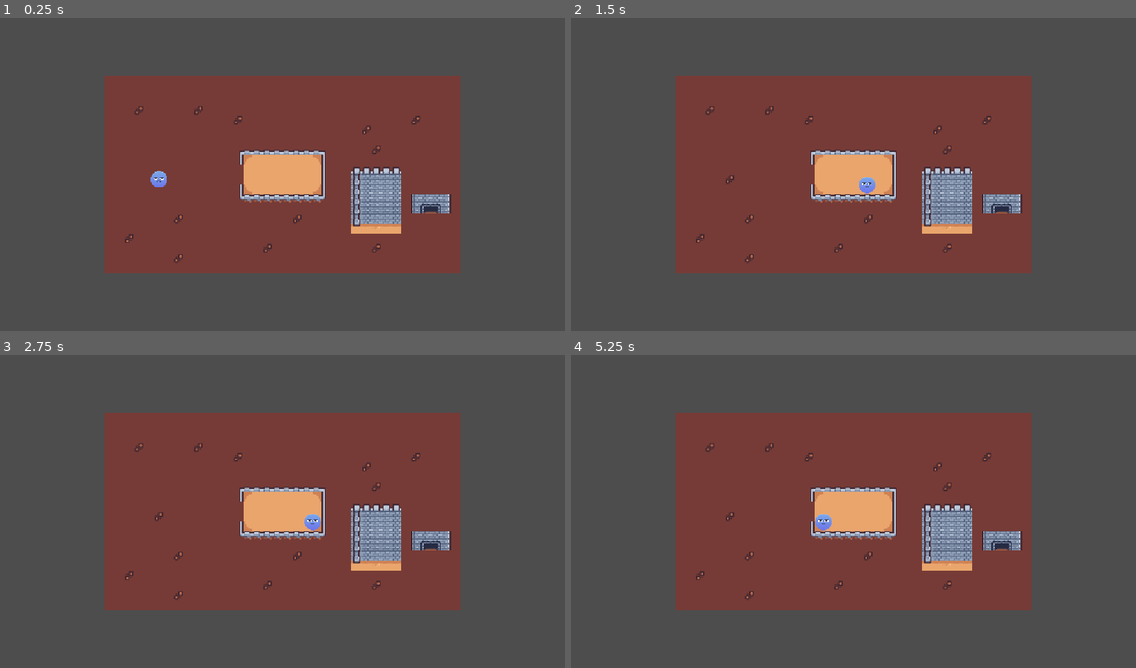
Above: before the commit, frames 1-4 (two rows, left to right).
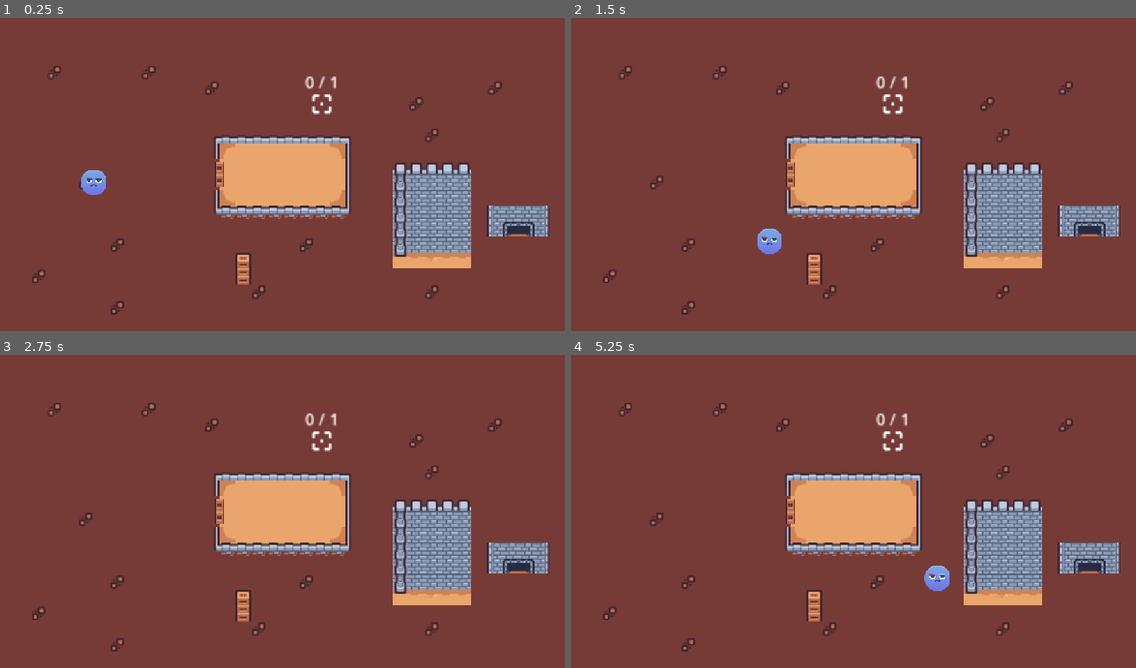
Above: after the commit, the same moments.

Repository: Samprisho/dots-revolution
Game: Godot game, scene res://scenes/levels/test_level.tscn
Two runs of this game, one before a commit and one after it. Both use one fixed random seed, a clock stepped at 60 frames per second and the inputs below. This scene is started directly instead of the project's main scene.
Inputs:
- Up to frame 1 (0.25 s): no input
- Up to frame 2 (1.5 s): tap Enter at 0.5 s; hold D (playerRight) 0.53-1.28 s; hold S (playerDown) from 1.28 s (still down)
- Up to frame 3 (2.75 s): release S (playerDown) at 2.03 s; hold D (playerRight) from 2.03 s (still down)
- Up to frame 4 (5.25 s): tap Space at 2.75, 5 s; release D (playerRight) at 2.78 s; hold W (playerUp) 2.78-3.53 s; hold A (playerLeft) 3.53-5.03 s; tap Enter at 4.25 s; hold S (playerDown) from 5.03 s (still down)

The runs differ from the first frame. In frame 1, 71% of the frame differs, in the area x 0-100%, y 0-100%; in frame 2, 72%; in frame 3, 71%; in frame 4, 71%.

Commit message:
Pressure plate and gate puzzle pieces implemented

Diff:
--- a/assets/tilesets/default.tres
+++ b/assets/tilesets/default.tres
@@ -81,6 +81,7 @@
 1:5/0 = 0
 2:5/0 = 0
 3:5/0 = 0
+3:5/0/physics_layer_0/polygon_0/points = PackedVector2Array(-8, -8, 8, -8, 8, 8, -8, 8)
 4:5/0 = 0
 5:5/0 = 0
 6:5/0 = 0
@@ -93,6 +94,7 @@
 1:6/0 = 0
 2:6/0 = 0
 3:6/0 = 0
+3:6/0/physics_layer_0/polygon_0/points = PackedVector2Array(-8, -8, 8, -8, 8, 8, -8, 8)
 4:6/0 = 0
 5:6/0 = 0
 6:6/0 = 0
--- a/dot.tscn
+++ b/dot.tscn
@@ -38,6 +38,7 @@
 }]
 
 [node name="Dot" type="CharacterBody2D" unique_id=879685431]
+collision_layer = 2
 motion_mode = 1
 platform_wall_layers = 1
 script = ExtResource("1_o7bw8")
--- a/scenes/levels/test_level.tscn
+++ b/scenes/levels/test_level.tscn
@@ -2,16 +2,31 @@
 
 [ext_resource type="TileSet" uid="uid://bn1memi6fghp1" path="res://assets/tilesets/default.tres" id="1_jbqir"]
 [ext_resource type="PackedScene" uid="uid://ctnvxpiql1c40" path="res://dot.tscn" id="2_yautc"]
+[ext_resource type="PackedScene" uid="uid://bt4q22ra05uiy" path="res://scenes/puzzle/pressure_plate.tscn" id="3_fr1um"]
+[ext_resource type="PackedScene" uid="uid://ce348jgr3jxkj" path="res://scenes/puzzle/gate.tscn" id="4_v45ci"]
 
 [node name="Node2D" type="Node2D" unique_id=1425990002]
 
-[node name="TileMapLayer" type="TileMapLayer" parent="." unique_id=2051902009]
+[node name="Background" type="TileMapLayer" parent="." unique_id=2051902009]
 tile_map_data = PackedByteArray("AAAAAAAAAAAAAAQAAAAAAAEAAAAAAAQAAAAAAAIAAAACAAIAAAAAAAMAAAAAAAAAAAABAAAAAAAAAAQAAAABAA …(11440 unchanged characters)…
 tile_set = ExtResource("1_jbqir")
 
+[node name="Foreground" type="TileMapLayer" parent="." unique_id=756128450]
+tile_map_data = PackedByteArray("AAD9/wUAAAADAAUAAAD9/wYAAAADAAYAAAA=")
+tile_set = ExtResource("1_jbqir")
+
 [node name="Camera2D" type="Camera2D" parent="." unique_id=617318370]
-zoom = Vector2(1.26, 1.26)
+zoom = Vector2(2.005, 2.005)
 
 [node name="Dot" parent="." unique_id=879685431 instance=ExtResource("2_yautc")]
-position = Vector2(-200, 8)
+position = Vector2(-192, 7.9999924)
 scale = Vector2(0.16655532, 0.16655532)
+
+[node name="Pressure Plate" parent="." unique_id=297112996 instance=ExtResource("3_fr1um")]
+position = Vector2(40, -72)
+required_dots = 1
+
+[node name="Gate" parent="." unique_id=173326647 node_paths=PackedStringArray("conditions") instance=ExtResource("4_v45ci")]
+position = Vector2(-64, 0)
+scale = Vector2(-0.6199728, 1.5826886)
+conditions = [NodePath("../Pressure Plate")]
--- /dev/null
+++ b/scenes/puzzle/gate.tscn
@@ -0,0 +1,21 @@
+[gd_scene format=3 uid="uid://ce348jgr3jxkj"]
+
+[ext_resource type="Script" uid="uid://cciefsm1xi1kt" path="res://scripts/puzzle/gate.gd" id="1_gy08a"]
+[ext_resource type="Texture2D" uid="uid://bqnbgfbidw12c" path="res://assets/sprites/tilemap.png" id="2_gy08a"]
+
+[sub_resource type="RectangleShape2D" id="RectangleShape2D_7onm5"]
+
+[node name="Gate" type="Node2D" unique_id=173326647]
+script = ExtResource("1_gy08a")
+
+[node name="Sprite2D" type="Sprite2D" parent="." unique_id=1015903794]
+texture = ExtResource("2_gy08a")
+region_enabled = true
+region_rect = Rect2(51, 102, 16, 16)
+
+[node name="StaticBody2D" type="StaticBody2D" parent="." unique_id=1699792230]
+collision_layer = 17
+collision_mask = 14
+
+[node name="CollisionShape2D" type="CollisionShape2D" parent="StaticBody2D" unique_id=982119412]
+shape = SubResource("RectangleShape2D_7onm5")
--- a/scenes/puzzle/node_2d.tscn
+++ /dev/null
@@ -1,3 +0,0 @@
-[gd_scene format=3 uid="uid://ce348jgr3jxkj"]
-
-[node name="Node2D" type="Node2D" unique_id=173326647]
--- /dev/null
+++ b/scenes/puzzle/pressure_plate.tscn
@@ -0,0 +1,39 @@
+[gd_scene format=3 uid="uid://bt4q22ra05uiy"]
+
+[ext_resource type="Script" uid="uid://balc5iux0skt2" path="res://scripts/puzzle/pressure_plate.gd" id="1_nctkn"]
+[ext_resource type="Texture2D" uid="uid://bqnbgfbidw12c" path="res://assets/sprites/tilemap.png" id="2_xso8x"]
+
+[sub_resource type="RectangleShape2D" id="RectangleShape2D_7onm5"]
+
+[node name="Pressure Plate" type="Node2D" unique_id=297112996]
+script = ExtResource("1_nctkn")
+
+[node name="Sprite2D" type="Sprite2D" parent="." unique_id=1485991160]
+scale = Vector2(1.4, 1.4)
+texture = ExtResource("2_xso8x")
+region_enabled = true
+region_rect = Rect2(0, 85, 16, 16)
+
+[node name="Label" type="Label" parent="." unique_id=1080281283]
+anchors_preset = 8
+anchor_left = 0.5
+anchor_top = 0.5
+anchor_right = 0.5
+anchor_bottom = 0.5
+offset_left = -20.0
+offset_top = -34.175
+offset_right = 20.0
+offset_bottom = -11.174999
+grow_horizontal = 2
+grow_vertical = 2
+text = "1/5"
+horizontal_alignment = 1
+vertical_alignment = 1
+
+[node name="Area2D" type="Area2D" parent="." unique_id=1487353945]
+collision_layer = 16
+collision_mask = 6
+monitorable = false
+
+[node name="CollisionShape2D" type="CollisionShape2D" parent="Area2D" unique_id=443496896]
+shape = SubResource("RectangleShape2D_7onm5")
--- a/scripts/PropActivator.gd
+++ b/scripts/Goal.gd
@@ -1,5 +1,6 @@
+# COPYRIGHT Samprisho LISCENSE MIT
 extends Node
-class_name PropActivator
+class_name Goal
 
 ## This class can be extended by nodes that need to interact with any
 ## goal condition. [br]
@@ -22,6 +23,7 @@
 
 ## Fires when all GoalConditions are fulfilled
 signal prop_activate
+
 ## Fires when a GoalCondition becomes unfulfilled, meaning that the conditions
 ## This prop should deactivate
 signal prop_deactivate
@@ -57,8 +59,6 @@
 			result = false
 			break
 
-	print("evaluating", result)
-
 	return result
 
 func check_if_fulfilled():
--- a/scripts/GoalCondition.gd
+++ b/scripts/GoalCondition.gd
@@ -1,3 +1,4 @@
+# CODE AUTHORED BY Samprisho MIT LISCENSE
 extends Node
 class_name GoalCondition
 
--- /dev/null
+++ b/scripts/puzzle/gate.gd
@@ -0,0 +1,9 @@
+extends Goal
+
+@onready var sprite: Sprite2D = $Sprite2D
+@onready var static_body_2d: StaticBody2D = $StaticBody2D
+
+func _ready() -> void:
+	super()
+	prop_activate.connect(func(): sprite.visible = false; static_body_2d.process_mode = Node.PROCESS_MODE_DISABLED)
+	prop_deactivate.connect(func(): sprite.visible = true; static_body_2d.process_mode = Node.PROCESS_MODE_INHERIT)
--- /dev/null
+++ b/scripts/puzzle/pressure_plate.gd
@@ -0,0 +1,40 @@
+@tool
+extends GoalCondition
+class_name PressurePlate
+
+@export var required_dots: int = 5:
+	set(new):
+		required_dots = new
+		_process_text()
+var dots_on_plate: int = 0
+
+@onready var area_2d: Area2D = $Area2D
+@onready var label:	Label = $Label
+
+# Called when the node enters the scene tree for the first time.
+func _ready() -> void:
+	area_2d.body_entered.connect(_scan_bodies)
+	area_2d.body_exited.connect(_scan_bodies)
+	_process_text()
+
+
+func _scan_bodies(new_body: Node2D) -> void:
+	if not area_2d or not label:
+		return
+
+	dots_on_plate = 0
+
+	for body in area_2d.get_overlapping_bodies():
+		dots_on_plate += 1
+
+	if dots_on_plate >= required_dots:
+		complete()
+	else:
+		revert()
+
+	_process_text()
+
+func _process_text():
+	if not label:
+		return
+	label.text = str(dots_on_plate) + " / " + str(required_dots)
Renamed: scripts/PropActivator.gd.uid -> scripts/Goal.gd.uid
Not shown, added: scripts/puzzle/gate.gd.uid
Not shown, added: scripts/puzzle/pressure_plate.gd.uid
